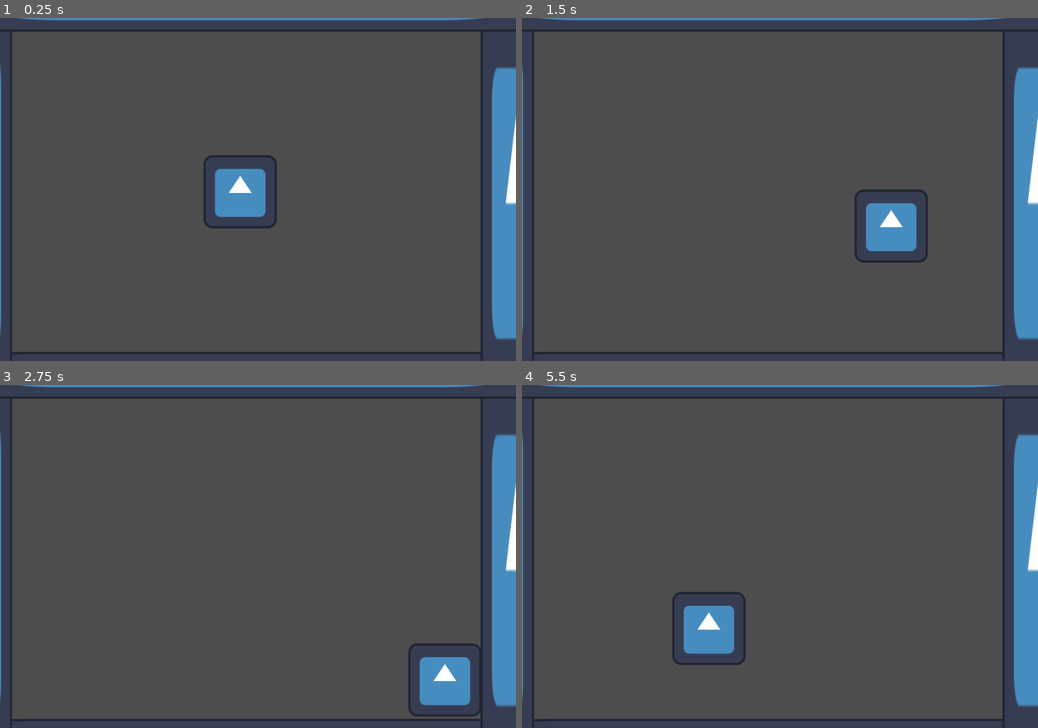
Above: before the commit, frames 1-4 (two rows, left to right).
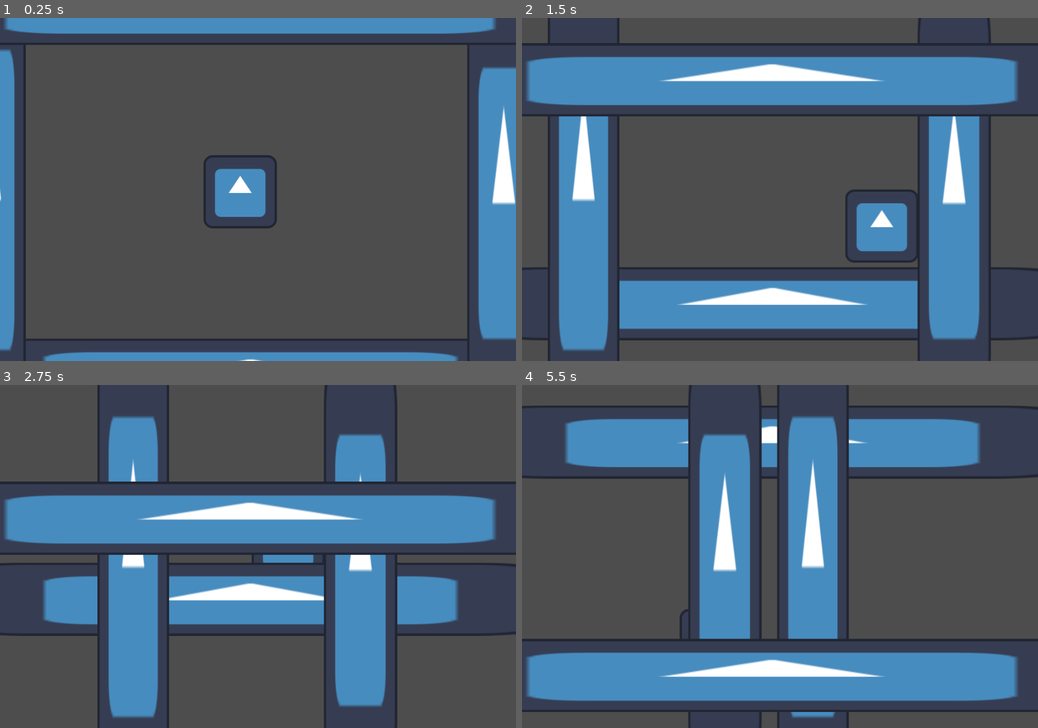
Above: after the commit, the same moments.

Repository: Compsciler/Unsquished
Game: Godot game, scene res://node_2d.tscn
Same seed, same stepped clock (60 frames per second), same inputs: the game is played once before the commit and once after it. The engine's default icon, where the game draws it, is replaced by a stand-in: a white triangle on a blue panel in a dark square.
Inputs:
- Up to frame 1 (0.25 s): no input
- Up to frame 2 (1.5 s): hold D (right) 0.53-1.28 s; tap J (hit) at 0.6 s; hold S (down) from 1.28 s (still down); tap Space (super) at 1.35 s
- Up to frame 3 (2.75 s): release S (down) at 2.03 s; hold D (right) from 2.03 s (still down); tap J (hit) at 2.1 s
- Up to frame 4 (5.5 s): release D (right) at 2.78 s; hold W (up) 2.78-3.53 s; tap Space (super) at 2.85, 4.35 s; hold A (left) 3.53-5.03 s; tap J (hit) at 3.6, 5.1 s; hold S (down) from 5.03 s (still down)

The runs differ from the first frame. In frame 1, 14% of the frame differs, in the area x 0-100%, y 0-100%; in frame 2, 46%; in frame 3, 45%; in frame 4, 44%.

Commit message:
Add wall movement

Diff:
--- /dev/null
+++ b/Wall.gd
@@ -0,0 +1,12 @@
+extends AnimatableBody2D
+
+@export var speed = 100
+@onready var normal = $CollisionShape2D.get_shape().normal;
+# Called when the node enters the scene tree for the first time.
+func _ready():
+	pass # Replace with function body.
+
+
+# Called every frame. 'delta' is the elapsed time since the previous frame.
+func _physics_process(delta):
+	position += normal * speed * delta
--- a/node_2d.tscn
+++ b/node_2d.tscn
@@ -1,7 +1,8 @@
-[gd_scene load_steps=9 format=3 uid="uid://b3yyhj2vejcjk"]
+[gd_scene load_steps=10 format=3 uid="uid://b3yyhj2vejcjk"]
 
 [ext_resource type="Texture2D" uid="uid://d0swy2woght45" path="res://icon.svg" id="1_fke2k"]
 [ext_resource type="Script" path="res://CharacterBody2D.gd" id="1_h34pj"]
+[ext_resource type="Script" path="res://Wall.gd" id="3_rptvh"]
 
 [sub_resource type="RectangleShape2D" id="RectangleShape2D_1rw1c"]
 size = Vector2(127, 127)
@@ -24,6 +25,7 @@
 
 [node name="CharacterBody2D" type="CharacterBody2D" parent="."]
 position = Vector2(419, 304)
+collision_mask = 2
 script = ExtResource("1_h34pj")
 
 [node name="Icon" type="Sprite2D" parent="CharacterBody2D"]
@@ -36,10 +38,13 @@
 [node name="Area2D" type="Area2D" parent="CharacterBody2D"]
 
 [node name="CollisionShape2D" type="CollisionShape2D" parent="CharacterBody2D/Area2D"]
+position = Vector2(2, 0)
 shape = SubResource("CircleShape2D_qqckv")
 
 [node name="DownWall" type="AnimatableBody2D" parent="." groups=["wall"]]
 position = Vector2(405, 581)
+collision_layer = 2
+script = ExtResource("3_rptvh")
 
 [node name="Sprite2D" type="Sprite2D" parent="DownWall"]
 position = Vector2(32, 67)
@@ -51,6 +56,8 @@
 
 [node name="LeftWall" type="AnimatableBody2D" parent="." groups=["wall"]]
 position = Vector2(23, 309)
+collision_layer = 2
+script = ExtResource("3_rptvh")
 
 [node name="Sprite2D2" type="Sprite2D" parent="LeftWall"]
 position = Vector2(-64, -3)
@@ -62,6 +69,8 @@
 
 [node name="RightWall" type="AnimatableBody2D" parent="." groups=["wall"]]
 position = Vector2(838, 301)
+collision_layer = 2
+script = ExtResource("3_rptvh")
 
 [node name="Sprite2D2" type="Sprite2D" parent="RightWall"]
 position = Vector2(64, 12)
@@ -73,6 +82,8 @@
 
 [node name="TopWall" type="AnimatableBody2D" parent="." groups=["wall"]]
 position = Vector2(432, 22)
+collision_layer = 2
+script = ExtResource("3_rptvh")
 
 [node name="Sprite2D3" type="Sprite2D" parent="TopWall"]
 position = Vector2(4, -62)
--- a/project.godot
+++ b/project.godot
@@ -52,3 +52,8 @@
 "events": [Object(InputEventKey,"resource_local_to_scene":false,"resource_name":"","device":-1,"window_id":0,"alt_pressed":false,"shift_pressed":false,"ctrl_pressed":false,"meta_pressed":false,"pressed":false,"keycode":0,"physical_keycode":32,"key_label":0,"unicode":32,"echo":false,"script":null)
 ]
 }
+
+[layer_names]
+
+2d_physics/layer_1="player"
+2d_physics/layer_2="wall"
